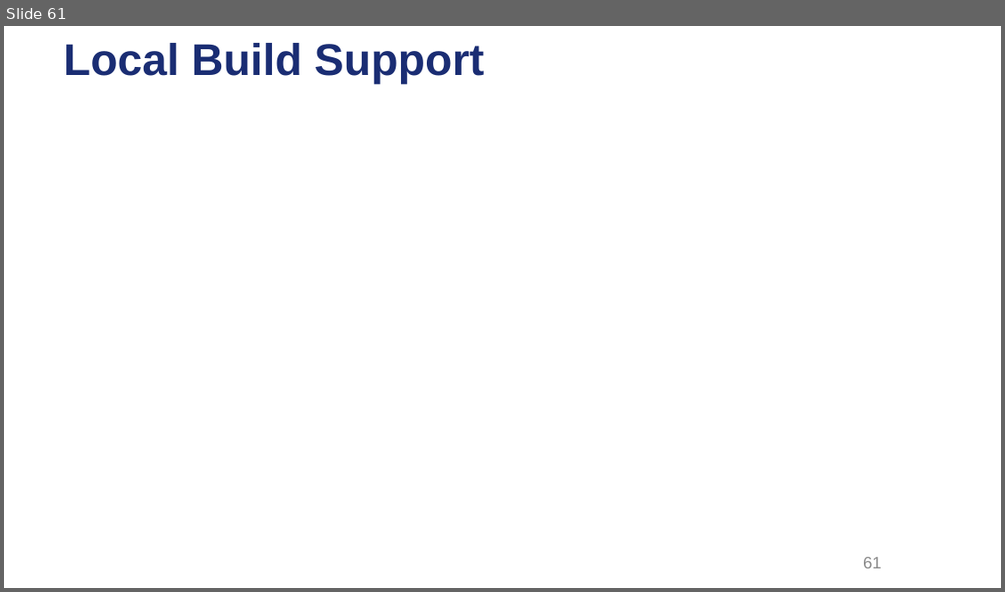
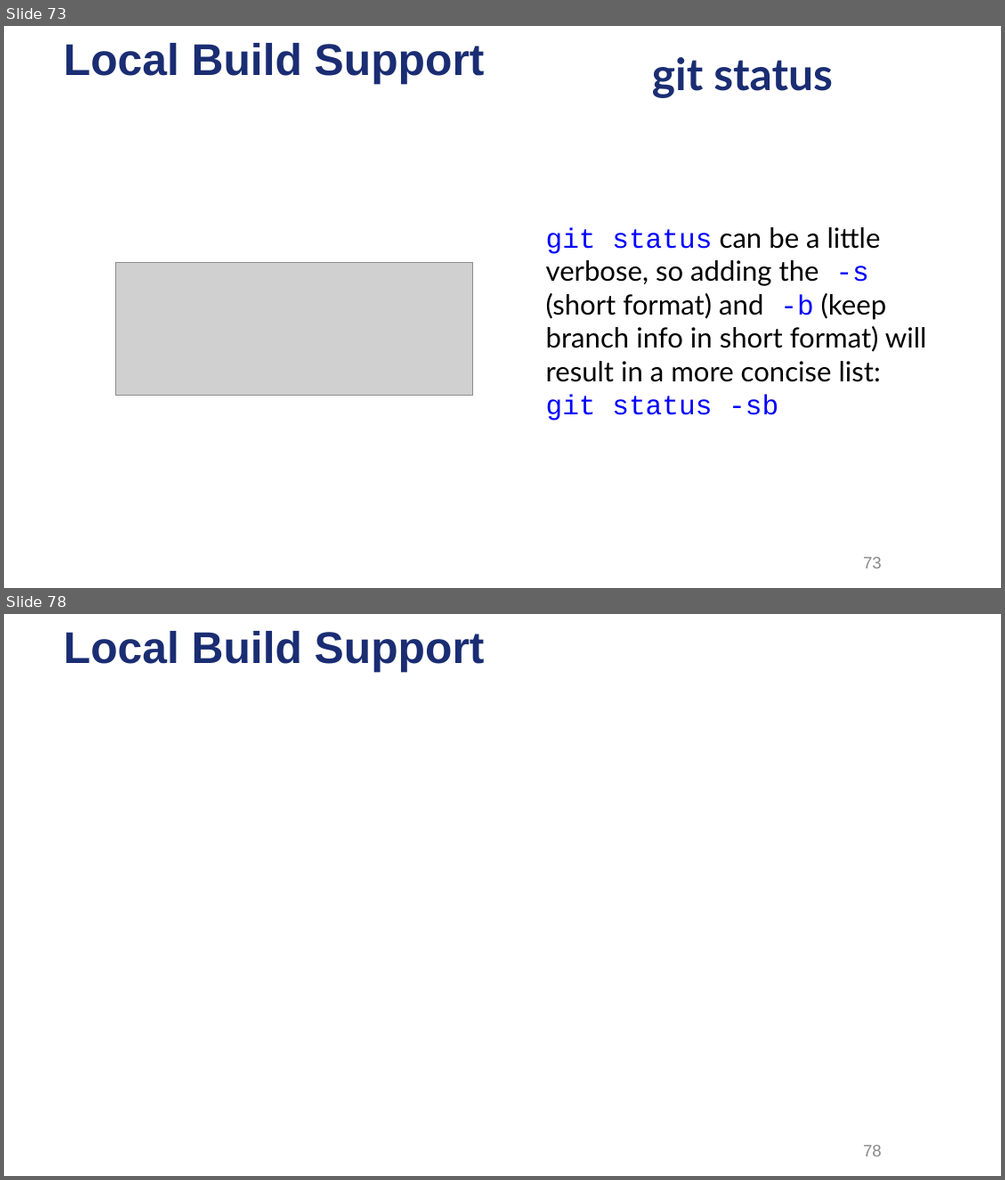
Before and after one commit to ysgard/git-presentation, a slide deck: Dive into Git.odp. Shown one above the other, each under a label of ours: slide 61 before the commit, slides 73 and 78 after it; the slides between them are not shown. The pictures are 1005x592 and 1005x1180 pixels, drawn with LibreOffice and Linux fonts; fonts in the diff are those of the drawing; grey boxes stand for pictures; background and template pictures are left out. Boxes give left, top, right and bottom in pixels: in the first picture for what was removed or moved away, otherwise in the second. Text is boxed around its words. In the diff, an @@ line names an element or a change of style, - is before the commit and + after.

```diff
--- a/Dive into Git.odp
+++ b/Dive into Git.odp
@@ slide 73 added at bbox=[4, 26, 1001, 588], background picture (left out); not listed: 1 template element that a slide beside it also shows @@
@@ title added at bbox=[652, 57, 833, 98], 32 pt, text #1A2D73, bold @@
+git status
@@ text added at bbox=[546, 227, 927, 420], 20 pt, text #000000 @@
+● git status can be a little verbose, so adding the -s (short format) and -b (keep branch info in short format) will result in a more concise list: git status -sb
@@ picture added at bbox=[115, 262, 472, 394] @@
@@ page number added at bbox=[863, 556, 882, 568], 12 pt, text #898989 @@
+73
@@ what was slide 61 is now slide 78 @@
@@ page number at bbox=[863, 1144, 882, 1156]: text changed @@
-61
+78
```
Also in this commit, not shown: 3 slides changed, 18 other slides added, 2 slides removed, 15 other files.
